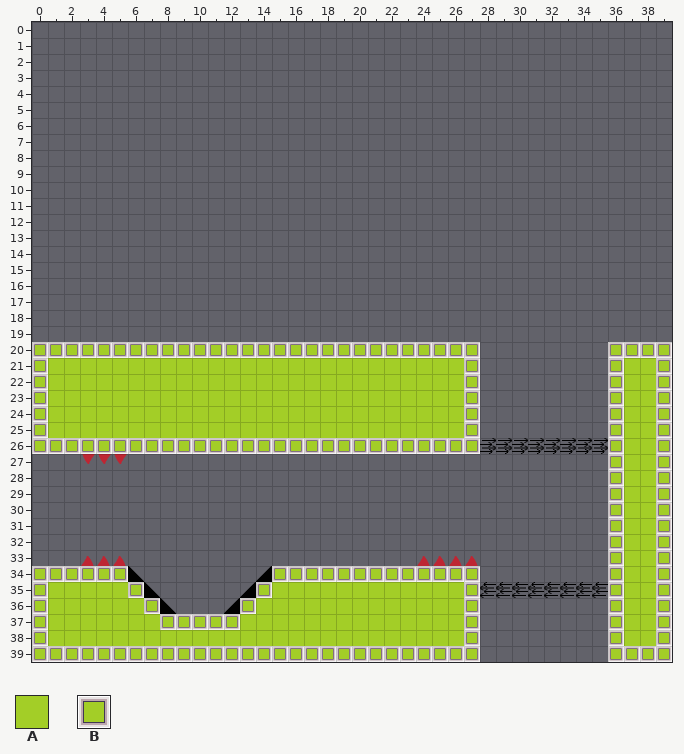
Tiled map, stored at Assets/Other Assets/Chunks/Intersection_T_3.tmx. The picture above was drawn from the file before the commit.
Cells are 32x32 px. Shown: x 0..39, y 0..39. The old version is drawn lined up with the new one.
Key: from "Tileset": A 10, B 11.
_ is an empty cell.
Layer "Tile Layer 1" before, first column x 0:
 0 ________________________________________
 1 ________________________________________
 2 ________________________________________
 3 ________________________________________
 4 ________________________________________
 5 ________________________________________
 6 ________________________________________
 7 ________________________________________
 8 ________________________________________
 9 ________________________________________
10 ________________________________________
11 ________________________________________
12 ________________________________________
13 ________________________________________
14 ________________________________________
15 ________________________________________
16 ________________________________________
17 ________________________________________
18 ________________________________________
19 ________________________________________
20 BBBBBBBBBBBBBBBBBBBBBBBBBBBB________BBBB
21 BAAAAAAAAAAAAAAAAAAAAAAAAAAB________BAAB
The result:
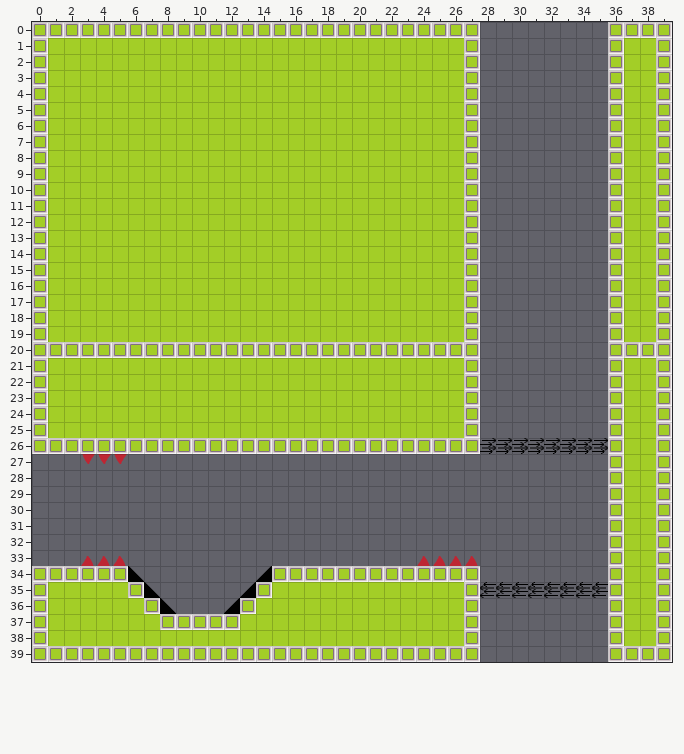
Diff:
Changed rows in their new state; . is an unchanged cell.
map size 40x20 -> 40x40 cells (old content now starts at 0,20; both pictures use the new coordinates)
Layer "Tile Layer 1":
first column x 0:
 0 BBBBBBBBBBBBBBBBBBBBBBBBBBBB........BBBB
 1 BAAAAAAAAAAAAAAAAAAAAAAAAAAB........BAAB
 2 BAAAAAAAAAAAAAAAAAAAAAAAAAAB........BAAB
 3 BAAAAAAAAAAAAAAAAAAAAAAAAAAB........BAAB
 4 BAAAAAAAAAAAAAAAAAAAAAAAAAAB........BAAB
 5 BAAAAAAAAAAAAAAAAAAAAAAAAAAB........BAAB
 6 BAAAAAAAAAAAAAAAAAAAAAAAAAAB........BAAB
 7 BAAAAAAAAAAAAAAAAAAAAAAAAAAB........BAAB
 8 BAAAAAAAAAAAAAAAAAAAAAAAAAAB........BAAB
 9 BAAAAAAAAAAAAAAAAAAAAAAAAAAB........BAAB
10 BAAAAAAAAAAAAAAAAAAAAAAAAAAB........BAAB
11 BAAAAAAAAAAAAAAAAAAAAAAAAAAB........BAAB
12 BAAAAAAAAAAAAAAAAAAAAAAAAAAB........BAAB
13 BAAAAAAAAAAAAAAAAAAAAAAAAAAB........BAAB
14 BAAAAAAAAAAAAAAAAAAAAAAAAAAB........BAAB
15 BAAAAAAAAAAAAAAAAAAAAAAAAAAB........BAAB
16 BAAAAAAAAAAAAAAAAAAAAAAAAAAB........BAAB
17 BAAAAAAAAAAAAAAAAAAAAAAAAAAB........BAAB
18 BAAAAAAAAAAAAAAAAAAAAAAAAAAB........BAAB
19 BAAAAAAAAAAAAAAAAAAAAAAAAAAB........BAAB
Changed places in both pictures, as pixel boxes (x1, y1, x2, y2):
added: (32, 22, 480, 342)
added: (608, 22, 672, 342)
